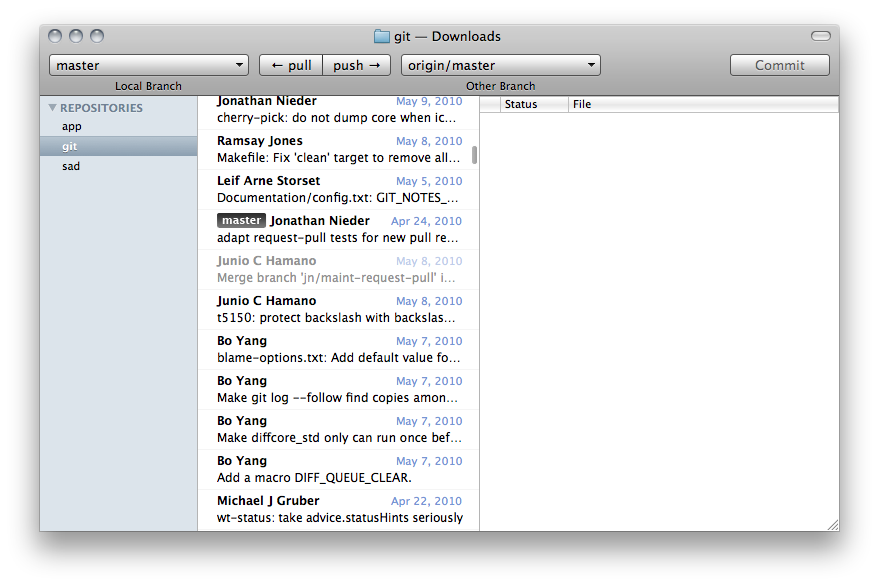
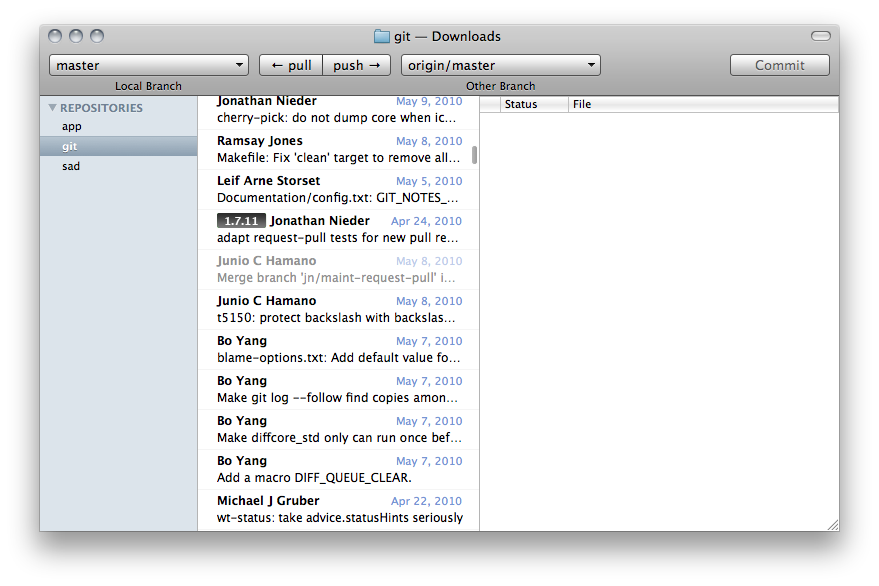
The second (879, 586) image is a revision of the first. Changes to its layers:
renamed "master copy 2" to "1.7.11", painted on it over [left=222, top=217, right=262, bottom=225]
"Gradient Fill 1 copy 2": opacity 46% → 47% over [left=217, top=213, right=266, bottom=228]
showed group "badge green" (3 layers) over [left=217, top=213, right=267, bottom=228]
"Gradient Fill 1": opacity 53% → 40% over [left=217, top=213, right=266, bottom=228]
painted on "Shape 1" over [left=217, top=213, right=267, bottom=228]
